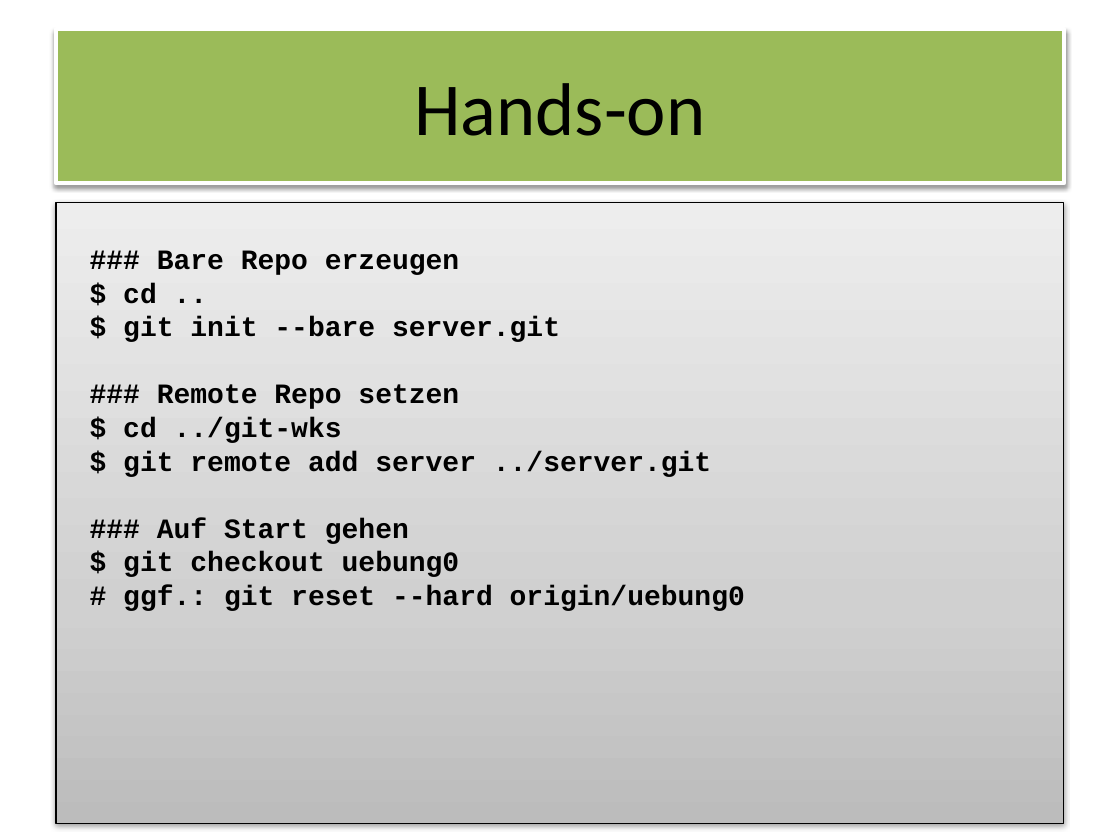
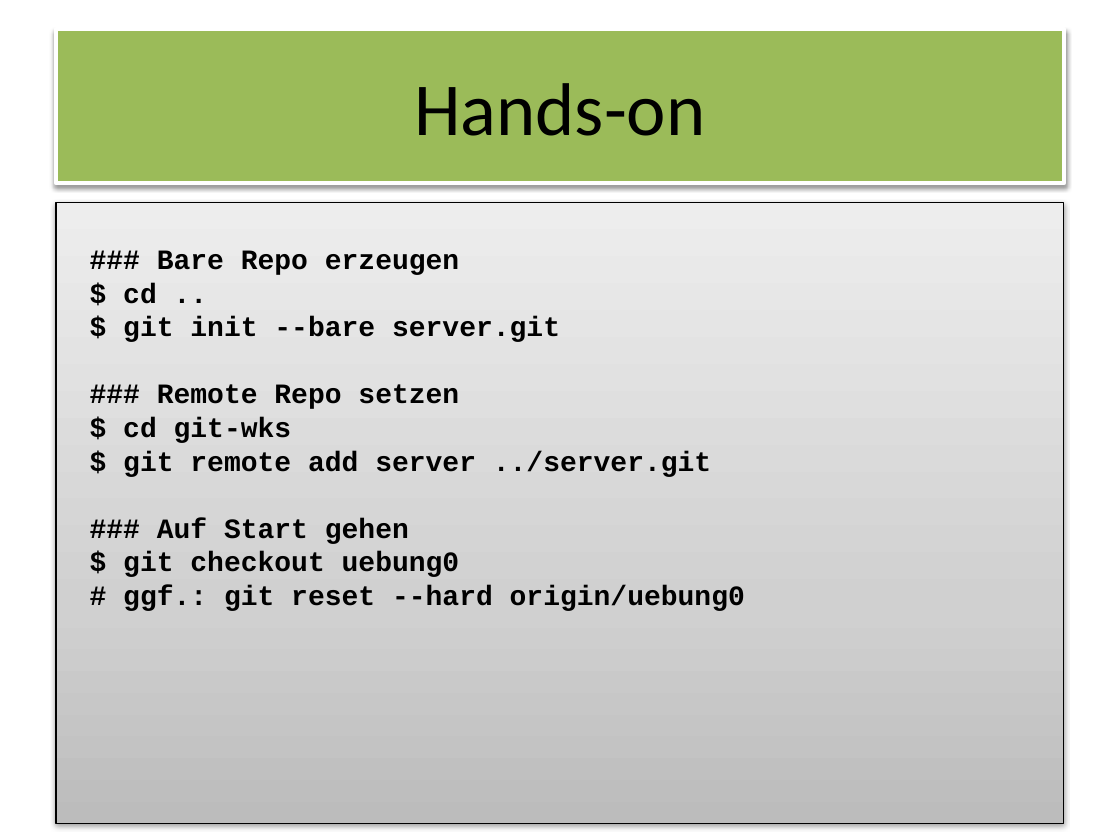
Before and after one commit to owidder/git-wks, a slide deck: slide 23 of git-wks.pptx. Drawn at 1120x840 pixels with LibreOffice and Linux fonts; fonts in the diff are those of the drawing. Boxes give left, top, right and bottom in pixels: in the first picture for what was removed or moved away, otherwise in the second. Text is boxed around its words. In the diff, an @@ line names an element or a change of style, - is before the commit and + after.

```diff
--- a/git-wks.pptx
+++ b/git-wks.pptx
@@ text at bbox=[123, 417, 292, 443]: text changed @@
-$ cd ../git-wks
+$ cd git-wks
```
Also in this commit, not shown: 2 other slides changed.
